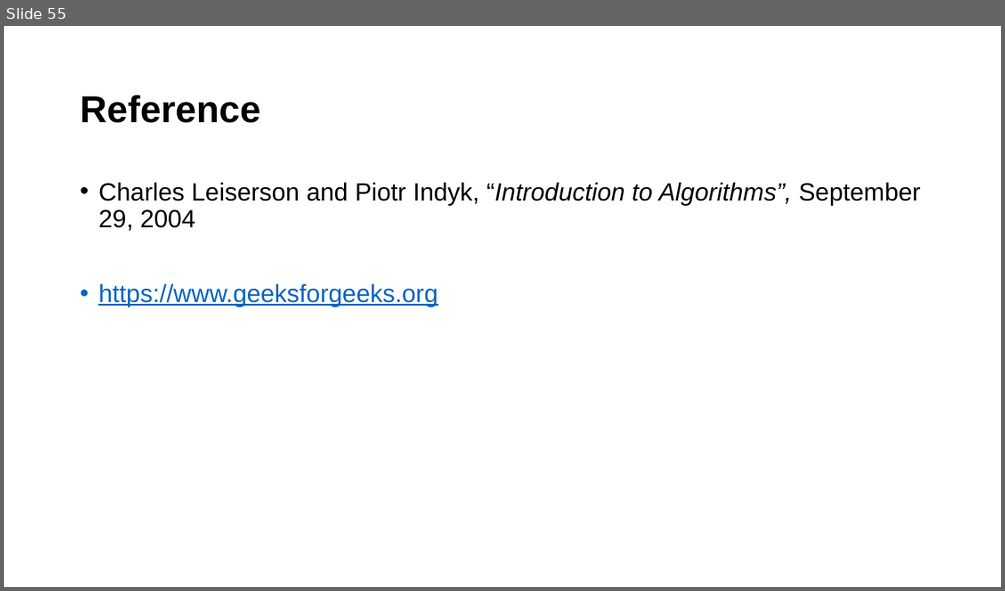
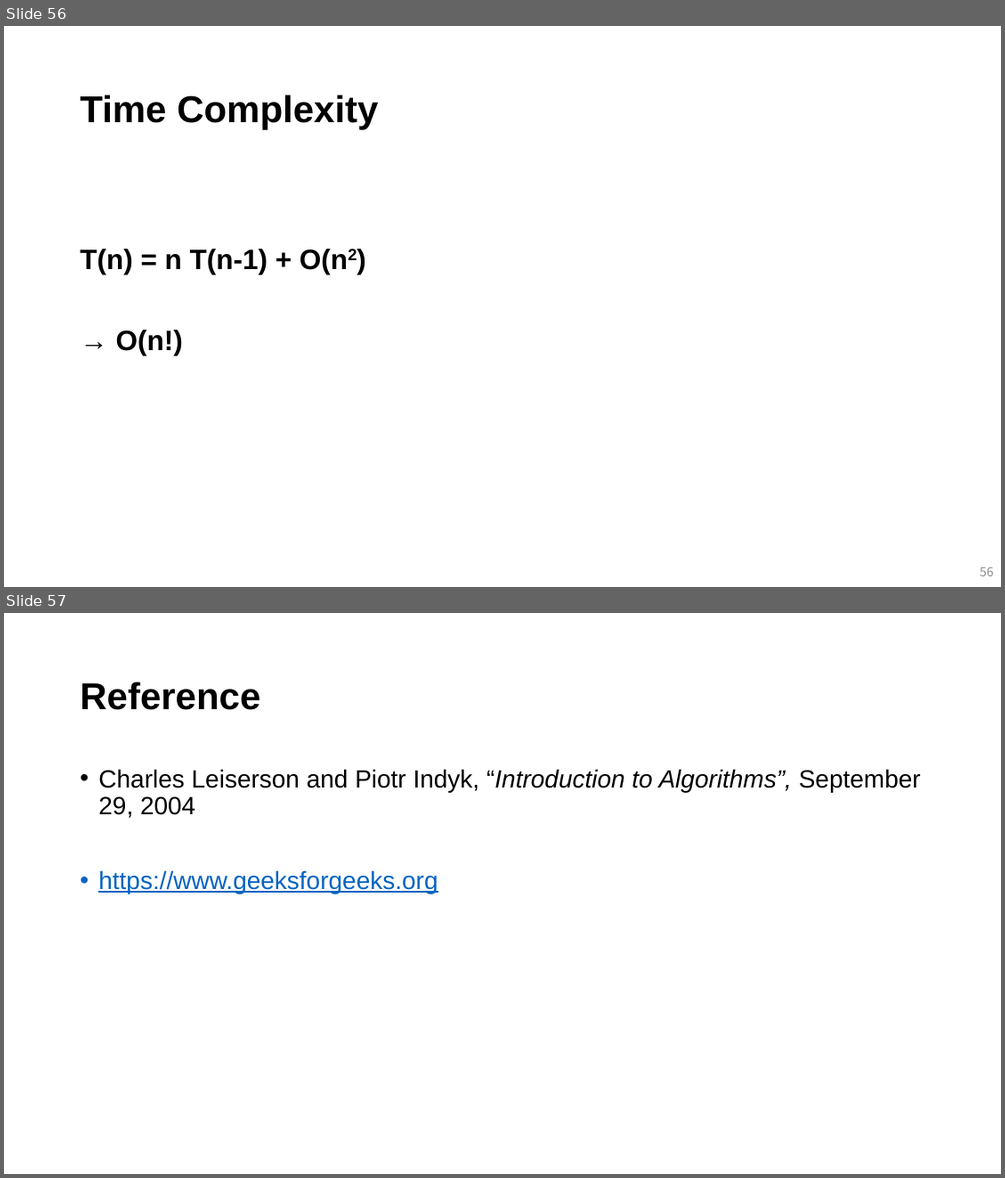
Before and after one commit to mlailab-skku/mlailab-skku.github.io, a slide deck: files/backtracking.pptm. Shown one above the other, each under a label of ours: slide 55 before the commit, slides 56 and 57 after it. The pictures are 1005x591 and 1005x1178 pixels, drawn with LibreOffice and Linux fonts; fonts in the diff are those of the drawing. Boxes give left, top, right and bottom in pixels: in the first picture for what was removed or moved away, otherwise in the second. Text is boxed around its words. In the diff, an @@ line names an element or a change of style, - is before the commit and + after.

```diff
--- a/files/backtracking.pptm
+++ b/files/backtracking.pptm
@@ slide 56 added at [4,26,1001,587], background #FFFFFF @@
@@ title added at [80,95,378,129], 36 pt, text #000000, bold @@
+Time Complexity
@@ text added at [80,248,348,355], 27 pt, text #000000, bold @@
+T(n) = n T(n-1) + O(n2)
+→ O(n!)
@@ page number added at [979,566,994,576], 12 pt, text #8C8C8C @@
+56
@@ what was slide 55 is now slide 57 @@
```
Also in this commit, not shown: 1 other slide added, 2 other files.
